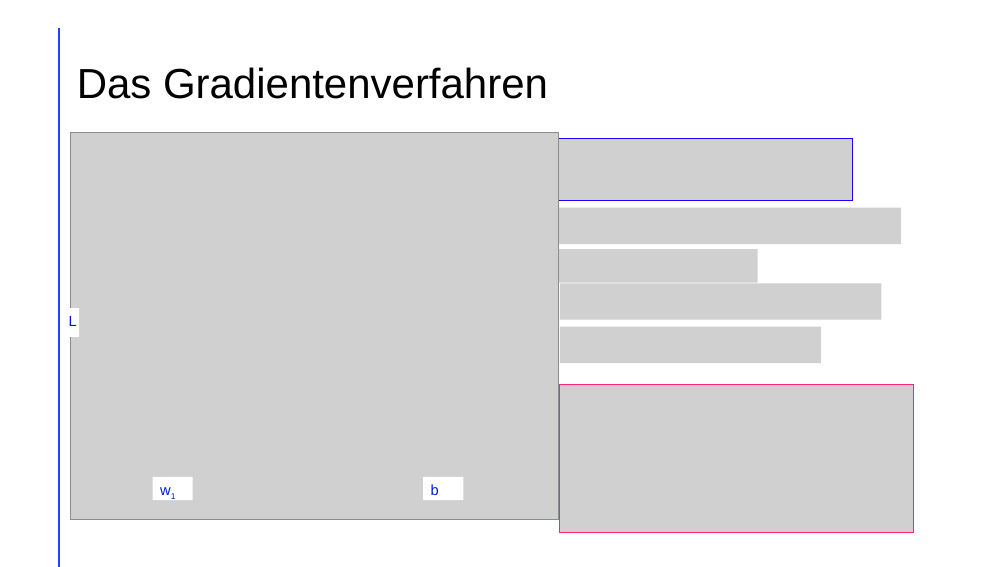
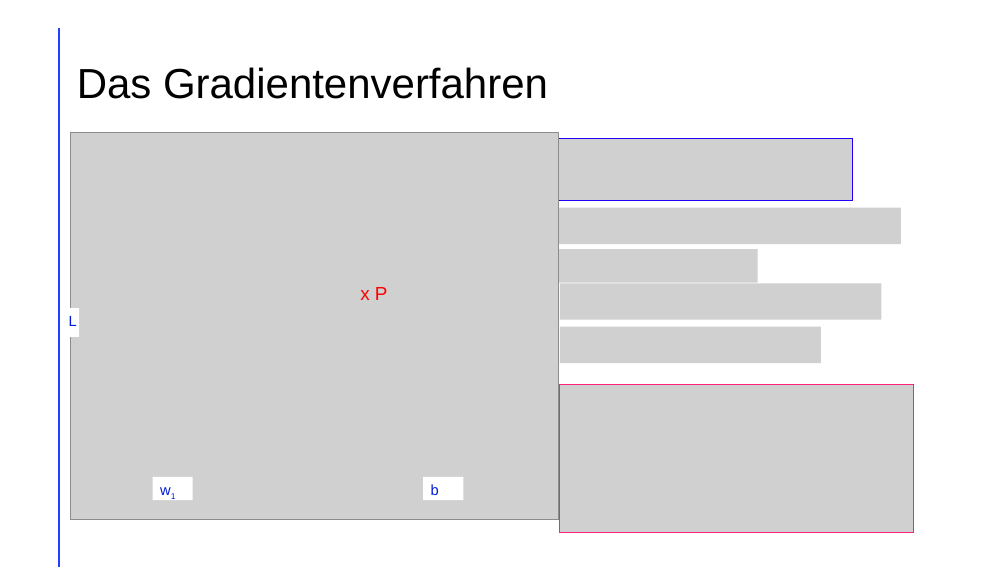
Before and after one commit to LeChummpy/PK, a slide deck: slide 11 of Präsi/präsi (3).pptx. Drawn at 1008x567 pixels with LibreOffice and Linux fonts; fonts in the diff are those of the drawing; grey boxes stand for pictures. Boxes give left, top, right and bottom in pixels: in the first picture for what was removed or moved away, otherwise in the second. Text is boxed around its words. In the diff, an @@ line names an element or a change of style, - is before the commit and + after.

```diff
--- a/Präsi/präsi (3).pptx
+++ b/Präsi/präsi (3).pptx
@@ text added at (360, 287, 388, 300), 18 pt, text #FF0000 @@
+x P
```
Also in this commit, not shown: 1 other slide changed, 2 slides added, 2 other files.
